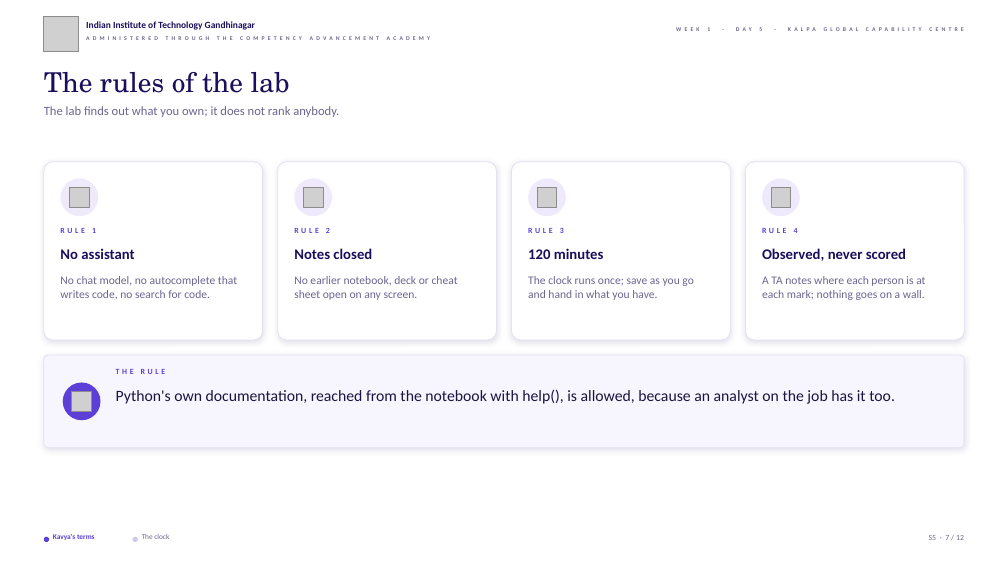
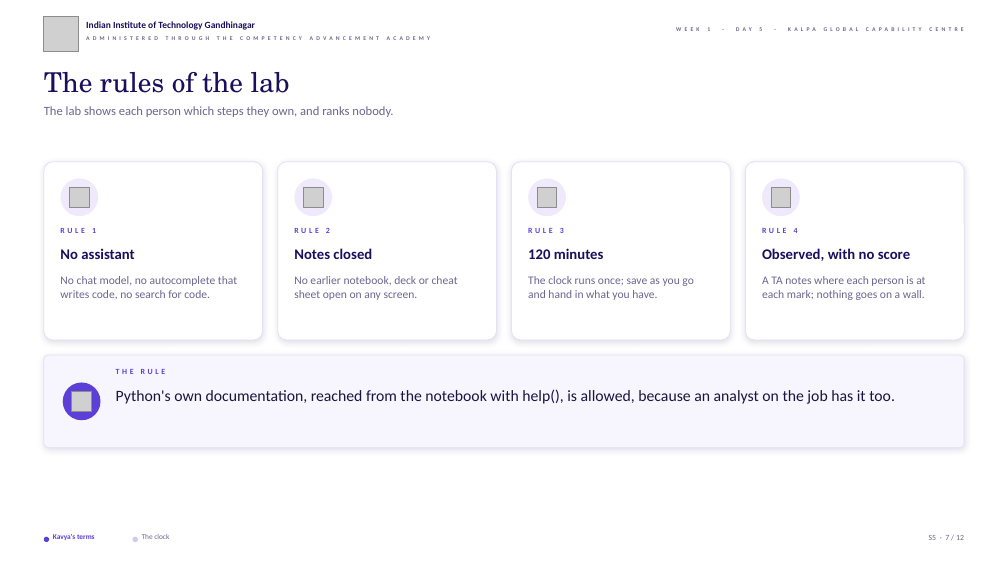
Before and after one commit to fde-academy-lab/c2-content-factory, a slide deck: slide 7 of content/W01/D5/slides/C2_W01_D05_lab_STUDENT.pptx. Drawn at 1008x567 pixels with LibreOffice and Linux fonts; fonts in the diff are those of the drawing; grey boxes stand for pictures; background and template pictures are left out. Boxes give left, top, right and bottom in pixels: in the first picture for what was removed or moved away, otherwise in the second. Text is boxed around its words. In the diff, an @@ line names an element or a change of style, - is before the commit and + after.

```diff
--- a/content/W01/D5/slides/C2_W01_D05_lab_STUDENT.pptx
+++ b/content/W01/D5/slides/C2_W01_D05_lab_STUDENT.pptx
@@ text at bbox=[44, 106, 393, 117]: text changed @@
-The lab finds out what you own; it does not rank anybody.
+The lab shows each person which steps they own, and ranks nobody.
@@ text at bbox=[762, 248, 910, 261]: text changed @@
-Observed, never scored
+Observed, with no score
```
Also in this commit, not shown: 14 other files.
